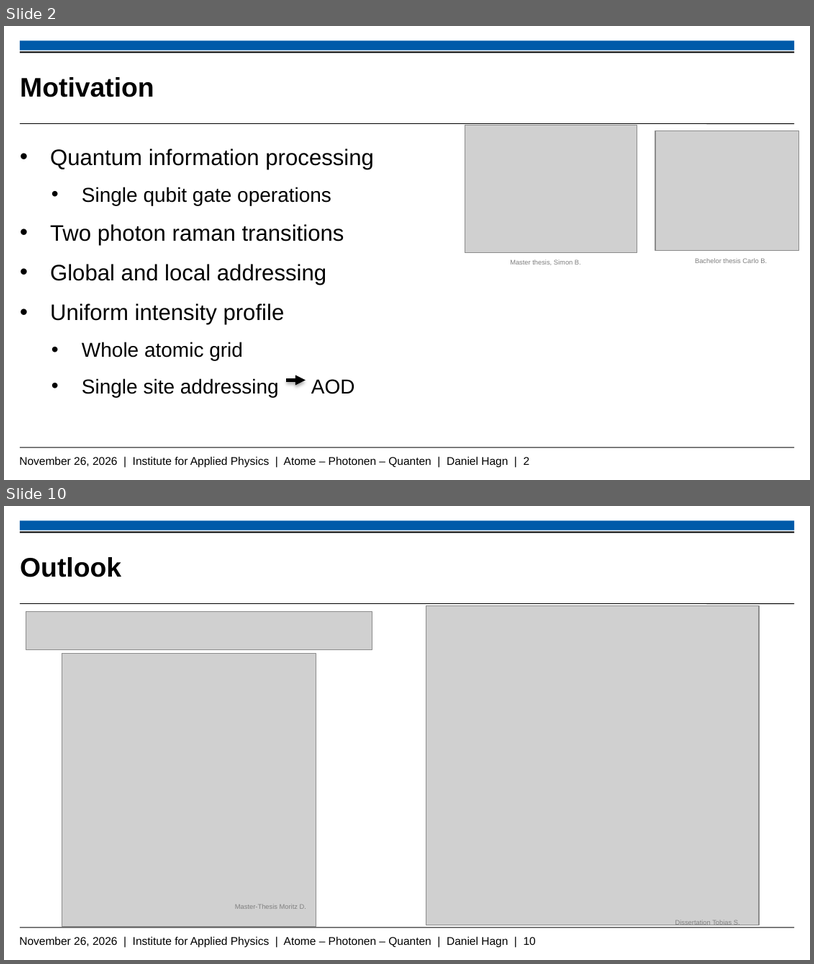
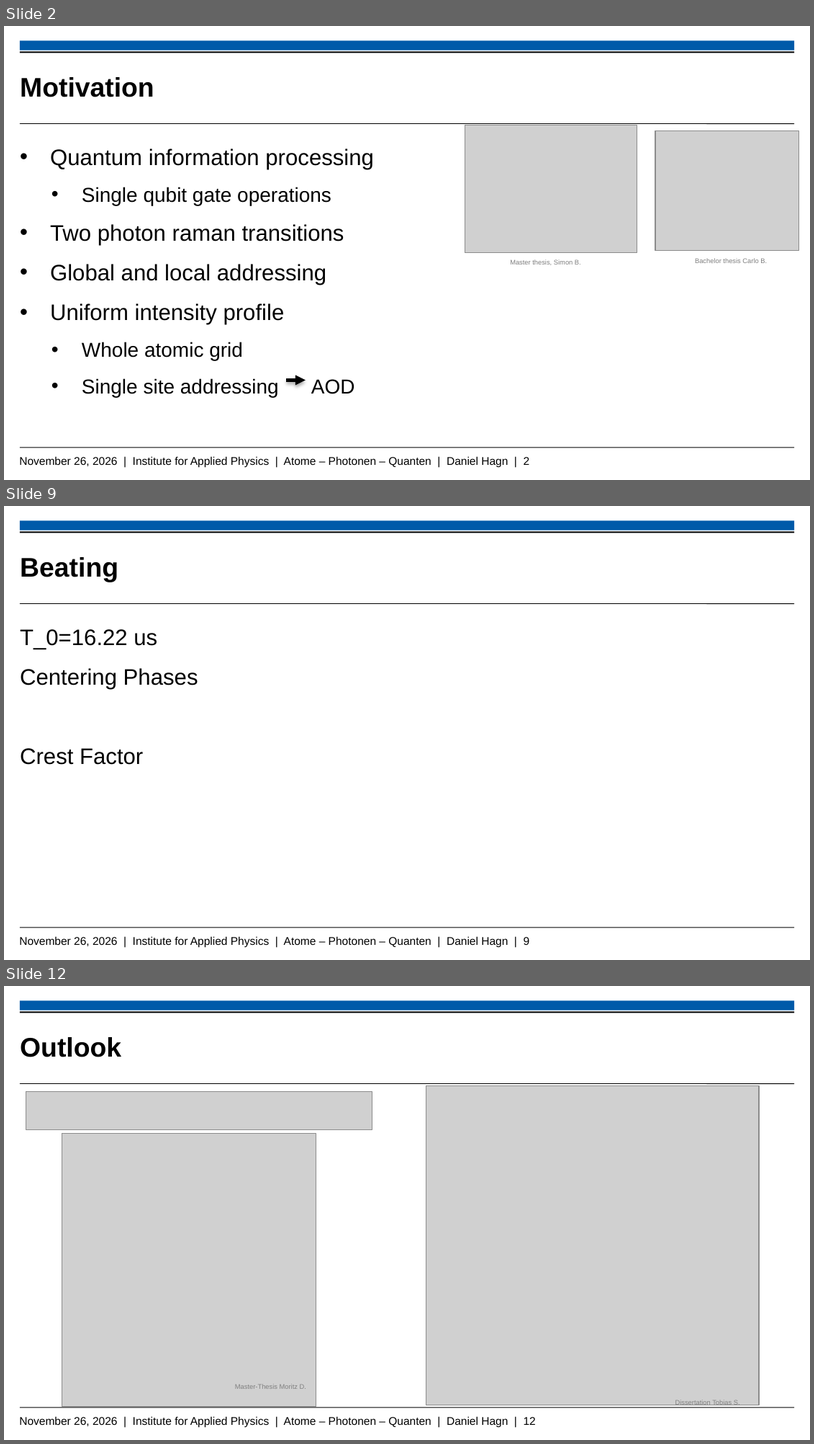
Before and after one commit to Daniel-Hagn-physik/Masterthesis_Backup, a slide deck: Hagn_Daniel_Mastervortrag.pptx. Shown one above the other, each under a label of ours: slides 2 and 10 before the commit, slides 2, 9 and 12 after it; the slides between them are not shown. The pictures are 814x964 and 814x1444 pixels, drawn with LibreOffice and Linux fonts; fonts in the diff are those of the drawing; grey boxes stand for pictures; background and template pictures are left out. Boxes give left, top, right and bottom in pixels: in the first picture for what was removed or moved away, otherwise in the second. Text is boxed around its words. In the diff, an @@ line names an element or a change of style, - is before the commit and + after.

```diff
--- a/Hagn_Daniel_Mastervortrag.pptx
+++ b/Hagn_Daniel_Mastervortrag.pptx
@@ slide 9 added at bbox=[4, 506, 810, 960], background #FFFFFF; not listed: 5 template elements that a slide beside it also shows @@
@@ title added at bbox=[20, 557, 118, 582], 24 pt, text #000000, bold @@
+Beating
@@ text added at bbox=[20, 629, 198, 764], 20 pt, text #000000 @@
+T_0=16.22 us
+Centering Phases
+Crest Factor
@@ what was slide 10 is now slide 12 @@
@@ text at bbox=[19, 1416, 536, 1427]: text changed @@
-November 26, 2026 | Institute for Applied Physics | Atome – Photonen – Quanten | Daniel Hagn | 10
+November 26, 2026 | Institute for Applied Physics | Atome – Photonen – Quanten | Daniel Hagn | 12
```
Also in this commit, not shown: 5 slides changed, 3 other slides added, 2 slides removed, 5 other files.
